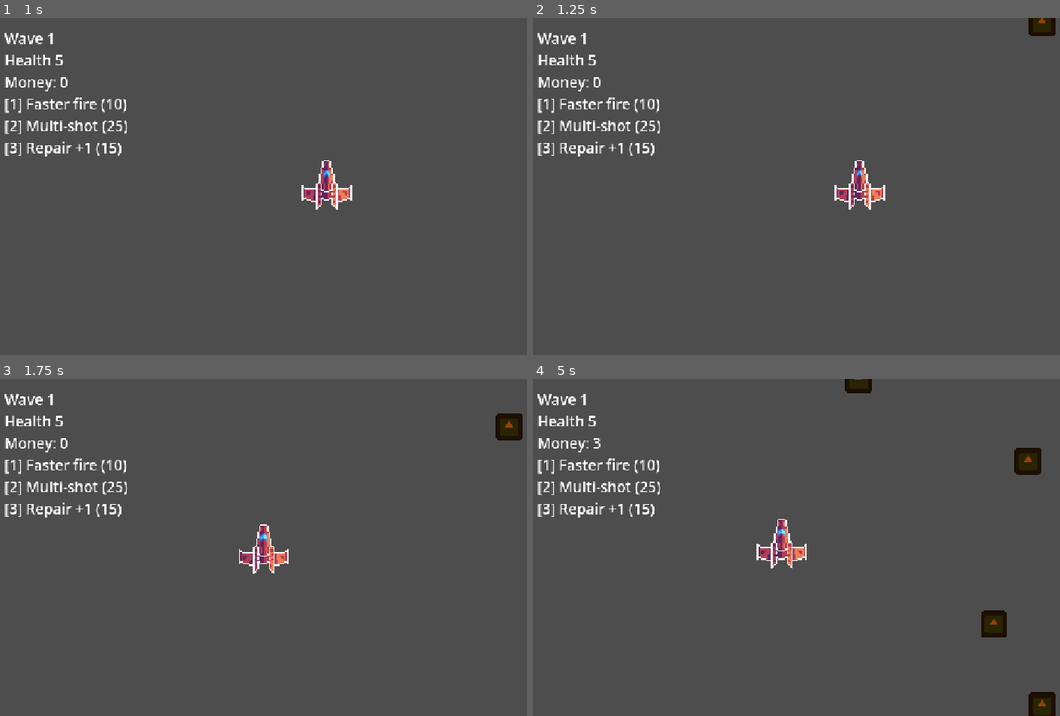
Above: before the commit, frames 1-4 (two rows, left to right).
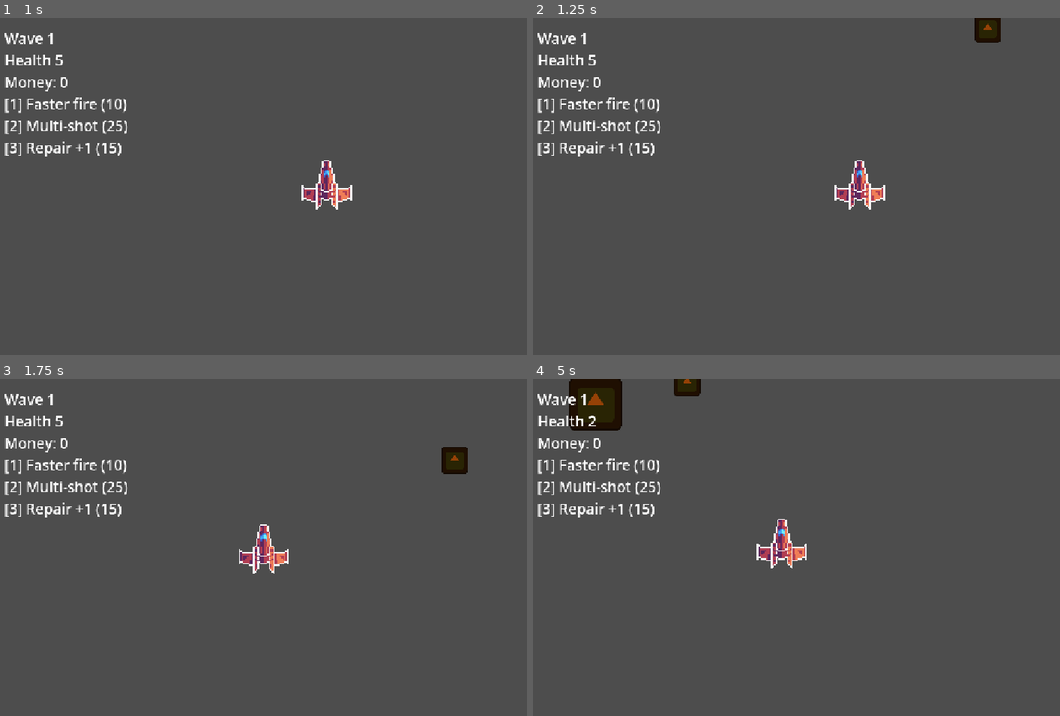
Above: after the commit, the same moments.

Repository: xbox1sxd-sketch/Hackatime-Project
Game: Godot game, scene res://Scenes/main.tscn
The game is run twice, just before and just after one commit, with the same random seed, the same clock (stepped at 60 frames per second) and the same inputs. The engine's default icon, where the game draws it, is replaced by a stand-in: a white triangle on a blue panel in a dark square.
Inputs (mouse positions are in pixels of both pictures, inside the frame that each line leads up to):
- Up to frame 1 (1 s): tap Enter at 0.5 s; move the mouse to (326, 186) at 0.52 s; hold Up from 0.53 s (still down); tap R at 0.6 s; click (326, 186) at 0.67 s
- Up to frame 2 (1.25 s): keep holding Up
- Up to frame 3 (1.75 s): keep holding Up; move the mouse to (263, 547) at 1.27 s; tap 1 at 1.35 s
- Up to frame 4 (5 s): keep holding Up; move the mouse to (843, 540) at 2.02 s; tap one key every 0.75 s from 2.1 s: 2 3 Alt Shift; move the mouse to (817, 554) at 2.77 s; click (817, 554) at 2.92 s; move the mouse to (870, 550) at 3.52 s; move the mouse to (780, 544) at 4.27 s

Frame 1 is identical in both runs. In frame 2, 0.6% of the frame differs, in the area x 83-100%, y 0-8%; in frame 3, 0.8%; in frame 4, 3.1%, in the area x 6-100%, y 0-100%.

Commit message:
Asteroids now have different sizes and stats

Diff:
--- a/Scenes/player.tscn
+++ b/Scenes/player.tscn
@@ -3,10 +3,16 @@
 [ext_resource type="Script" uid="uid://drll1ck6olf6r" path="res://Scripts/player.gd" id="1_cvnsp"]
 [ext_resource type="Texture2D" uid="uid://b7lknux6bgqxe" path="res://Assets/Ship_5.png" id="2_cvnsp"]
 
-[node name="Player" type="Node2D" unique_id=1828675205]
+[sub_resource type="CircleShape2D" id="CircleShape2D_cvnsp"]
+radius = 12.0
+
+[node name="Player" type="Area2D" unique_id=1044863816]
 position = Vector2(576, 324)
 scale = Vector2(3, 3)
 script = ExtResource("1_cvnsp")
 
 [node name="Sprite2D" type="Sprite2D" parent="." unique_id=1154393261]
 texture = ExtResource("2_cvnsp")
+
+[node name="CollisionShape2D" type="CollisionShape2D" parent="." unique_id=1127007013]
+shape = SubResource("CircleShape2D_cvnsp")
--- a/Scripts/asteriod.gd
+++ b/Scripts/asteriod.gd
@@ -1,10 +1,14 @@
 extends Area2D
 
-
+var size = 1.0
+var health = 1
+var damage = 1
+var value = 5
 var speed = 150
 
 func _ready():
 	add_to_group("asteroids")
+	scale = Vector2.ONE * size
 	area_entered.connect(_on_area_entered)
 
 func _process(delta):
@@ -14,7 +18,14 @@
 		queue_free()
 
 func _on_area_entered(area):
+	if is_queued_for_deletion():
+		return
 	if area.is_in_group("bullets"):
-		get_parent().add_money(3)
+		health -= area.damage
 		area.queue_free()
+		if health <= 0:
+			get_parent().add_money(value)
+			queue_free()
+	elif area.is_in_group("player"):
+		get_parent().take_damage(damage)
 		queue_free()
--- a/Scripts/bullet.gd
+++ b/Scripts/bullet.gd
@@ -1,5 +1,5 @@
 extends Area2D
-
+var damage = 1
 var speed = 1200
 func _ready():
 	add_to_group("bullets")
--- a/Scripts/main.gd
+++ b/Scripts/main.gd
@@ -38,8 +38,26 @@
 		return
 	var asteroid = asteroid_scene.instantiate()
 	var screen = get_viewport_rect().size
-	asteroid.position = Vector2(randf_range(40, screen.x - 40), -40)
-	asteroid.speed = 150 + wave * 15
+	var roll = randf()
+	var big_chance = min(0.3, wave * 0.04)
+	var medium_chance = min(0.4, wave * 0.1)
+	if roll < big_chance:
+		asteroid.size = 2.0
+		asteroid.health = 5
+		asteroid.damage = 3
+		asteroid.speed = 80 + wave * 10
+	elif roll < big_chance + medium_chance:
+			asteroid.size = 1.4
+			asteroid.health = 2.0
+			asteroid.damage = 2
+			asteroid.speed = 120 + wave * 10
+	else:
+		asteroid.size = 1.0
+		asteroid.health = 1
+		asteroid.damage = 1
+		asteroid.speed = 250 + wave * 20
+	asteroid.value = int(2 * asteroid.size * asteroid.size)
+	asteroid.position = Vector2(randf_range(60, screen.x - 60), -60)
 	add_child(asteroid)
 	to_spawn -= 1
 	if to_spawn <= 0:
--- a/Scripts/player.gd
+++ b/Scripts/player.gd
@@ -1,4 +1,4 @@
-extends Node2D
+extends Area2D
 
 var bullet_scene = preload("res://Scenes/Bullet.tscn")
 var margin = 32
@@ -8,6 +8,7 @@
 var spread = 0.15
 
 func _ready():
+	add_to_group("player")
 	Input.mouse_mode = Input.MOUSE_MODE_CAPTURED
 	global_position = get_viewport_rect().size / 2
 
